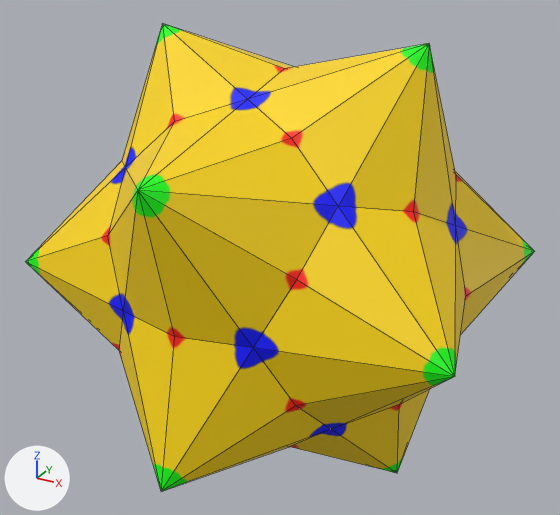
What one commit did to the glTF model static/models/small-dodecacronic-hexecontahedron.gltf.
Both versions are drawn from a camera (50 mm lens) standing at (25.5, -46.9, 23.3) and looking at (-0.2, -0.2, -0.1). The axes (+X, +Y, +Z) are drawn at lower left. The lights are the same throughout. Mesh edges are drawn as thin lines. Where no turn or scale is listed for an object, it has been applied to the vertices.

The scene before the commit, as lines of its bpy script (objects in view):
```python
me_small_dodecacronic_hexecontahedron__dual_of_5_10_3_2_10___wd72 = bpy.data.meshes.new('Small Dodecacronic Hexecontahedron (Dual of 5.10.3/2.10), WD72,')
me_small_dodecacronic_hexecontahedron__dual_of_5_10_3_2_10___wd72.from_pydata(...)  # 62 vertices, 120 faces; spans x -16.2..16.2, y -16.2..16.2, z -16.2..16.2
me_small_dodecacronic_hexecontahedron__dual_of_5_10_3_2_10___wd72.materials.append(mat_material_001)  # picture img_small_dodecacronic_hexecontahedron__template
ob_small_dodecacronic_hexecontahedron__dual_of_5_10_3_2_10___wd72 = bpy.data.objects.new('Small Dodecacronic Hexecontahedron (Dual of 5.10.3/2.10), WD72,', me_small_dodecacronic_hexecontahedron__dual_of_5_10_3_2_10___wd72)
ob_small_dodecacronic_hexecontahedron__dual_of_5_10_3_2_10___wd72.location = (0.0, 0.0, 0.0)
```
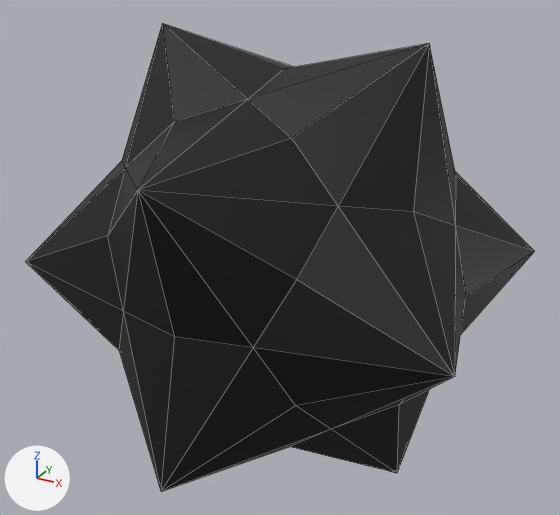
Where the newer file only moved an object's origin or applied its transform, the numbers keep the older frame.

Changed parts and their boxes [x1, y1, x2, y2] in the pictures (560 x 515 px):
'Small Dodecacronic Hexecontahedron (Dual of 5.10.3/2.10), WD72,', recoloured (yellow to black)
    both: [26, 24, 534, 491]

Patch to the scene script:
```diff
--- a/static/models/small-dodecacronic-hexecontahedron.gltf.py
+++ b/static/models/small-dodecacronic-hexecontahedron.gltf.py
@@ img_ffffff_0 @@
+img_ffffff_0 = load_image('FFFFFF-0', '_unpacked/FFFFFF-0', 1, 1, 'sRGB')
@@ mat_material_007 @@
+mat_material_007 = principled_material('Material.007')
+mat_material_007.texture = img_ffffff_0
@@ me_small_dodecacronic_hexecontahedron__dual_of_5_10_3_2_10___wd72 @@
 me_small_dodecacronic_hexecontahedron__dual_of_5_10_3_2_10___wd72.from_pydata(...)  # 62 vertices, 120 faces; spans x -16.2..16.2, y -16.2..16.2, z -16.2..16.2
-me_small_dodecacronic_hexecontahedron__dual_of_5_10_3_2_10___wd72.materials.append(mat_material_001)  # picture img_small_dodecacronic_hexecontahedron__template
+me_small_dodecacronic_hexecontahedron__dual_of_5_10_3_2_10___wd72.materials.append(mat_material_007)  # picture img_ffffff_0
```
